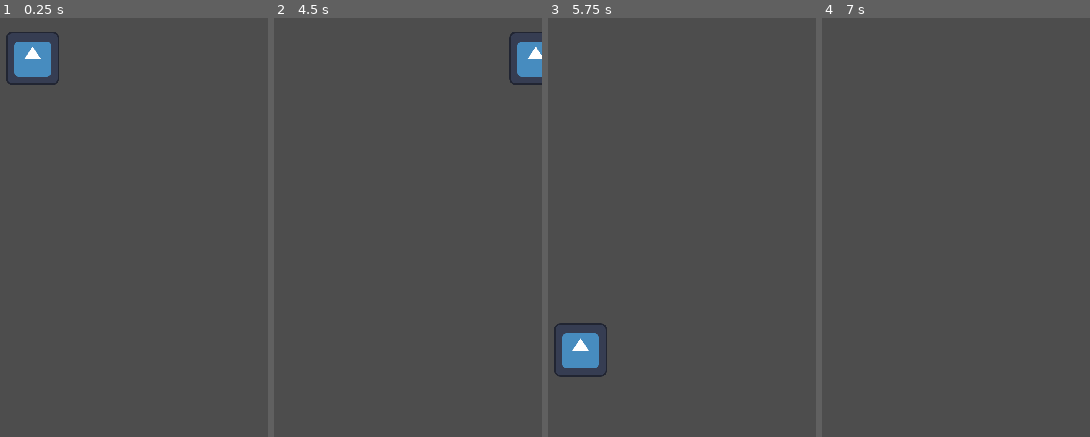
Above: before the commit, frames 1-4 (left to right).
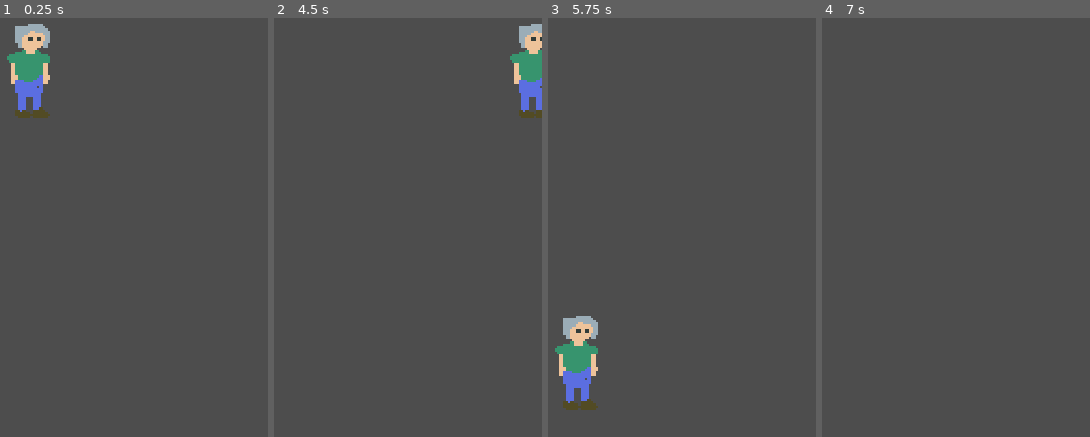
Above: after the commit, the same moments.

Repository: matiaschapa/protester-game
Game: Godot game, scene res://juego-principal.tscn
The game is run twice, just before and just after one commit, with the same random seed, the same clock (stepped at 60 frames per second) and the same inputs. The engine's default icon, where the game draws it, is replaced by a stand-in: a white triangle on a blue panel in a dark square.
Inputs:
- Up to frame 1 (0.25 s): no input
- Up to frame 2 (4.5 s): tap Enter at 0.5, 2.75, 4.25 s; hold D (derecha) 0.53-1.28 s; hold S (abajo) 1.28-2.03 s; tap Space at 2, 3.5 s; hold D (derecha) 2.03-2.78 s; hold Up (arriba) 2.78-3.53 s; hold A (izquierda) from 3.53 s (still down)
- Up to frame 3 (5.75 s): release A (izquierda) at 5.03 s; hold S (abajo) from 5.03 s (still down)
- Up to frame 4 (7 s): release S (abajo) at 5.78 s; hold D (derecha) 5.78-6.53 s; hold Up (arriba) from 6.53 s (still down)

The runs differ from the first frame. In frame 1, 2.9% of the frame differs, in the area x 2-23%, y 1-24%; in frame 2, 2.0%; in frame 3, 2.9%; in frame 4, nothing differs.

Commit message:
creacion de personaje

Diff:
--- a/personaje.tscn
+++ b/personaje.tscn
@@ -1,17 +1,19 @@
-[gd_scene load_steps=4 format=3 uid="uid://du2i0nahm2x7v"]
+[gd_scene load_steps=4 format=3 uid="uid://bd60tasjxbsqk"]
 
-[ext_resource type="Texture2D" uid="uid://dm7f4ex61m0t4" path="res://icon.svg" id="1_31e8l"]
 [ext_resource type="Script" path="res://Scripts/personaje.gd" id="1_biswt"]
+[ext_resource type="Texture2D" uid="uid://c80p4maxqu48j" path="res://sprites/personaje.png" id="2_cbrg3"]
 
 [sub_resource type="CapsuleShape2D" id="CapsuleShape2D_7tk3h"]
 radius = 67.2
-height = 153.54
+height = 266.0
 
 [node name="CharacterBody2D" type="CharacterBody2D"]
 script = ExtResource("1_biswt")
 
 [node name="Sprite2D" type="Sprite2D" parent="."]
-texture = ExtResource("1_31e8l")
+scale = Vector2(5.12618, 5.12618)
+texture = ExtResource("2_cbrg3")
 
 [node name="CollisionShape2D" type="CollisionShape2D" parent="."]
+position = Vector2(-7, 20)
 shape = SubResource("CapsuleShape2D_7tk3h")
Not shown: 1 places in juego-principal.tscn that only renumber resources
Not shown: 1 places in menu.tscn that only renumber resources
Binary file added: sprites/personaje.png
Not shown, added: sprites/personaje.png.import
